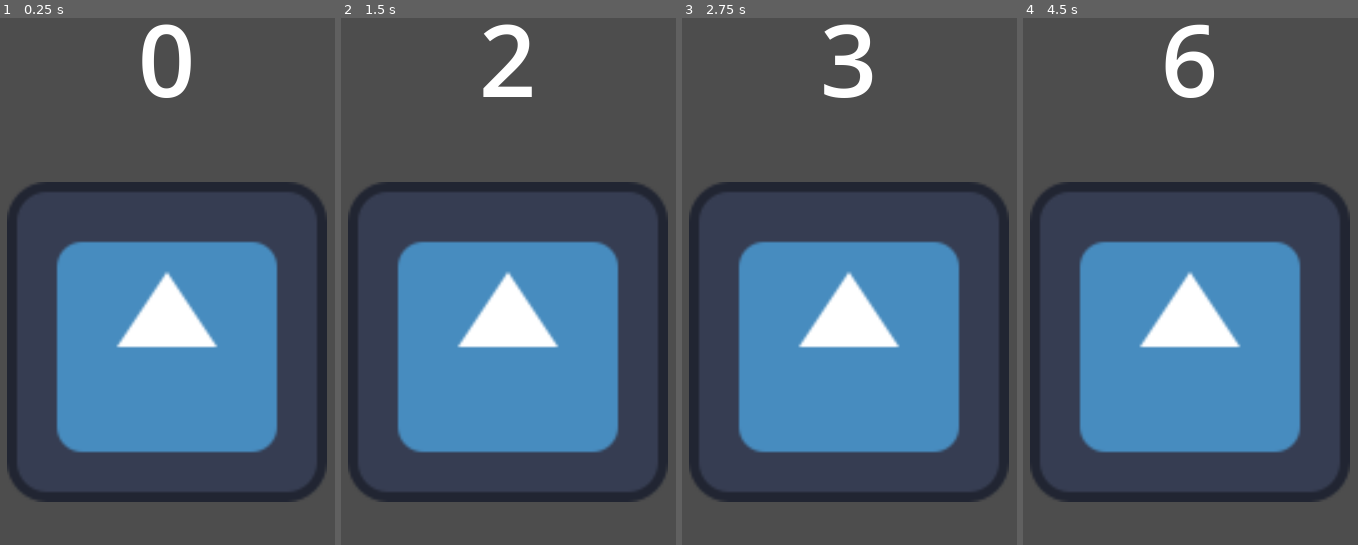
Above: before the commit, frames 1-4 (left to right).
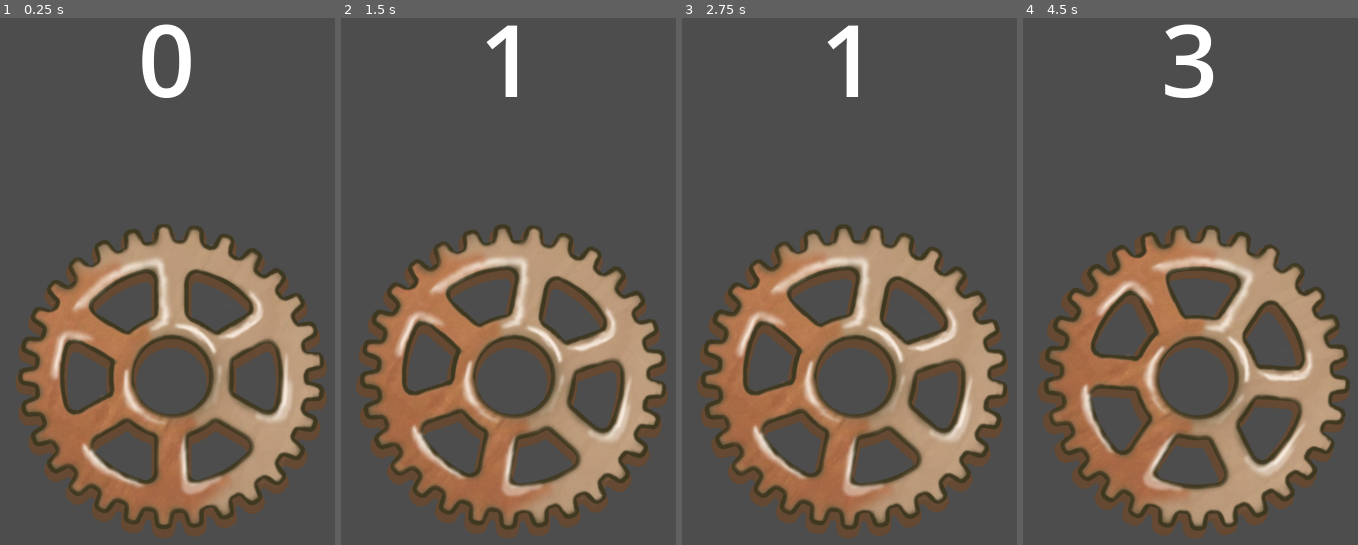
Above: after the commit, the same moments.

Repository: IIS-Mobile/PGiAnUP_zima_2024_stacjonarne_Catblast_Studio
Game: Godot game, scene res://scenes/simple_counter.tscn
The game is run twice, just before and just after one commit, with the same random seed, the same clock (stepped at 60 frames per second) and the same inputs. The engine's default icon, where the game draws it, is replaced by a stand-in: a white triangle on a blue panel in a dark square.
Inputs (mouse positions are in pixels of both pictures, inside the frame that each line leads up to):
- Up to frame 1 (0.25 s): no input
- Up to frame 2 (1.5 s): tap Enter at 0.5 s; move the mouse to (629, 197) at 0.52 s; click (629, 197) at 0.67 s; tap Space at 1.25 s; move the mouse to (401, 281) at 1.27 s; click (401, 281) at 1.42 s
- Up to frame 3 (2.75 s): tap Enter at 2 s; move the mouse to (903, 65) at 2.02 s; click (903, 65) at 2.17 s
- Up to frame 4 (4.5 s): tap Space at 2.75, 4.25 s; move the mouse to (1163, 397) at 2.77 s; click (1163, 397) at 2.92 s; tap Enter at 3.5 s; move the mouse to (1354, 360) at 3.52 s; click (1354, 360) at 3.67 s; move the mouse to (1029, 118) at 4.27 s; click (1029, 118) at 4.42 s

The runs differ from the first frame. In frame 1, 47% of the frame differs, in the area x 2-98%, y 31-99%; in frame 2, 48%; in frame 3, 48%, in the area x 2-98%, y 1-99%; in frame 4, 48%.

Commit message:
Gear_spin test feature

Diff:
--- a/scenes/counter.gd
+++ b/scenes/counter.gd
@@ -10,11 +10,19 @@
 	pass
 
 func _input(event: InputEvent) -> void:
-	if event is InputEventMouseButton:
-		if event.pressed:
+	if event is InputEventMouseButton and event.pressed:
+		if is_click_inside_icon(event.position):
 			on_icon_pressed()
+
+func is_click_inside_icon(click_position: Vector2) -> bool:
+	if icon.texture:
+		var icon_rect = Rect2(icon.global_position - icon.texture.get_size() * icon.scale * 0.5, icon.texture.get_size() * icon.scale)
+		return icon_rect.has_point(click_position)
+	return false
 
 func on_icon_pressed() -> void:
 	var current_value = int(counter.text)
 	current_value += 1
 	counter.text = str(current_value)
+	#placeholder/test
+	icon.rotation += PI /16
--- a/scenes/simple_counter.tscn
+++ b/scenes/simple_counter.tscn
@@ -1,15 +1,15 @@
 [gd_scene load_steps=3 format=3 uid="uid://cd5s6rl5xqurj"]
 
 [ext_resource type="Script" path="res://scenes/counter.gd" id="1_rj476"]
-[ext_resource type="Texture2D" uid="uid://gni83whcoogs" path="res://assets/icon.svg" id="2_g1r4t"]
+[ext_resource type="Texture2D" uid="uid://cv170jtle0k5r" path="res://assets/art/gears/placeholder_gear.png" id="2_nrwtp"]
 
 [node name="Node2D" type="Node2D"]
 script = ExtResource("1_rj476")
 
 [node name="Icon" type="Sprite2D" parent="."]
-position = Vector2(538, 1006)
-scale = Vector2(5, 5)
-texture = ExtResource("2_g1r4t")
+position = Vector2(546, 1084)
+scale = Vector2(1.21852, 1.21852)
+texture = ExtResource("2_nrwtp")
 
 [node name="Label" type="Label" parent="."]
 offset_left = -1.0
Binary file added: assets/art/gears/placeholder_gear.png
Not shown, added: assets/art/gears/placeholder_gear.png.import
